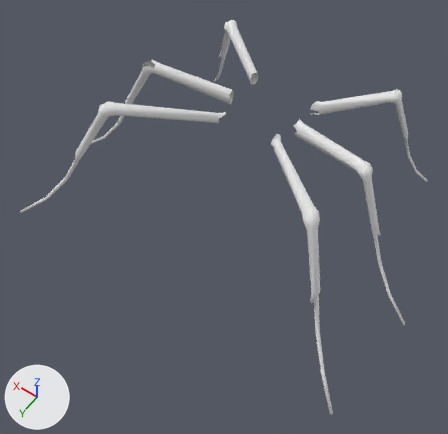
What one commit did to the OBJ model assets/flyleg.obj.
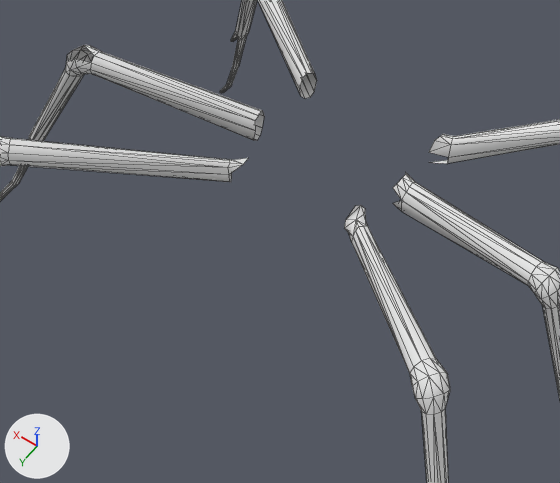
Each version is shown whole from a camera (50 mm lens) standing at (-0.0339, 0.0582, 0.0709) and looking at (-0.0006, 0.0114, -0.0026), then close up on the part from 25% to 83% of the width and 9% to 61% of the height. The lights are fixed; the arrows at lower left show +X, +Y and +Z. The close-ups show mesh edges as thin lines. Where no turn or scale is listed for an object, it has been applied to the vertices.

Script lines for the objects in view, before the commit:
```python
me_fly_body_003 = bpy.data.meshes.new('fly_body.003')
me_fly_body_003.from_pydata(...)  # 651 vertices, 1223 faces; spans x -0.0302..0.0313, y -0.018..0.0264, z -0.0082..0.0133
me_fly_body_003.materials.append(mat_none_007)  # white #e7e7e7
ob_fly_body_003 = bpy.data.objects.new('fly_body.003', me_fly_body_003)
ob_fly_body_003.location = (0.0, 0.0, 0.0)
```
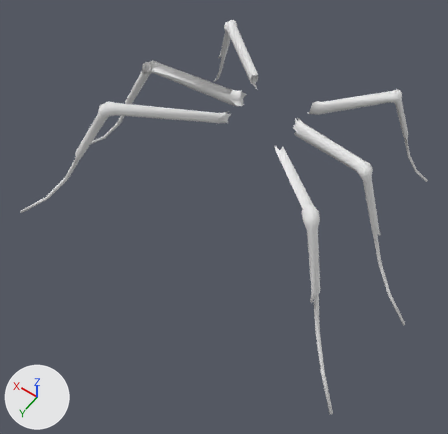
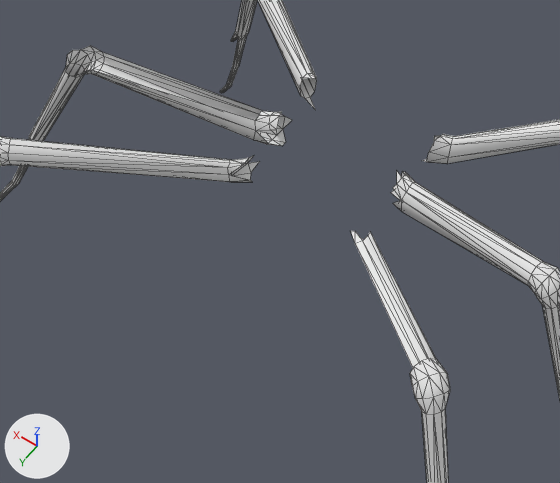
The newer file is also rescaled (x0.69), turned or shifted as a whole; pictures and numbers use the older file's frame.

Boxes [x1, y1, x2, y2] around the edits, measured in the close-ups (560 x 483 px):
part 1 of me_fly_body_003, built on: before [66, 45, 262, 120]; after [229, 73, 316, 182]
part 2 of me_fly_body_003, cut back: before [344, 205, 436, 373]; after [391, 135, 448, 200]

What changed in the scene script:
```text
Change me_fly_body_003:
    used by ob_fly_body_003; location = (0.0, 0.0, 0.0)
    remove me_fly_body_003.from_pydata(...)  # 651 vertices, 1223 faces; spans x -0.0302..0.0313, y -0.018..0.0264, z -0.0082..0.0133
    add me_fly_body_003.from_pydata(...)  # 663 vertices, 1232 faces; spans x -0.0302..0.0313, y -0.018..0.0264, z -0.0082..0.0133
    me_fly_body_003 part 1
    8 vertices are removed from x 0.0174..0.019, y 0.0032..0.005, z 0.0115..0.0127
    24 faces are deleted
    27 vertices are added at x 0.0044..0.0058, y -0.0062..0.0037, z 0.0073..0.0102
    50 new faces join them
    me_fly_body_003 part 2
    16 vertices are removed from x -0.0049..-0.0034, y 0.0024..0.0047, z 0.0078..0.0096
    35 faces are deleted
    9 vertices are added at x -0.0042..-0.0037, y -0.0068..-0.0009, z 0.0073..0.0101
    18 new faces join them
```
